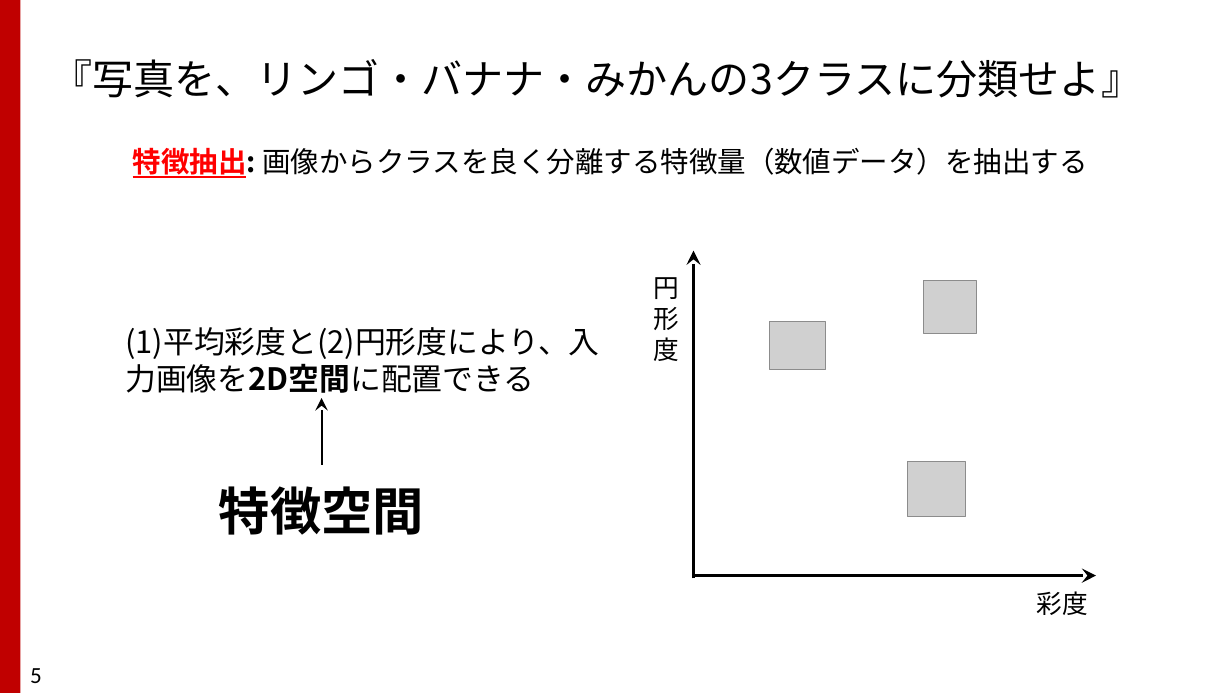
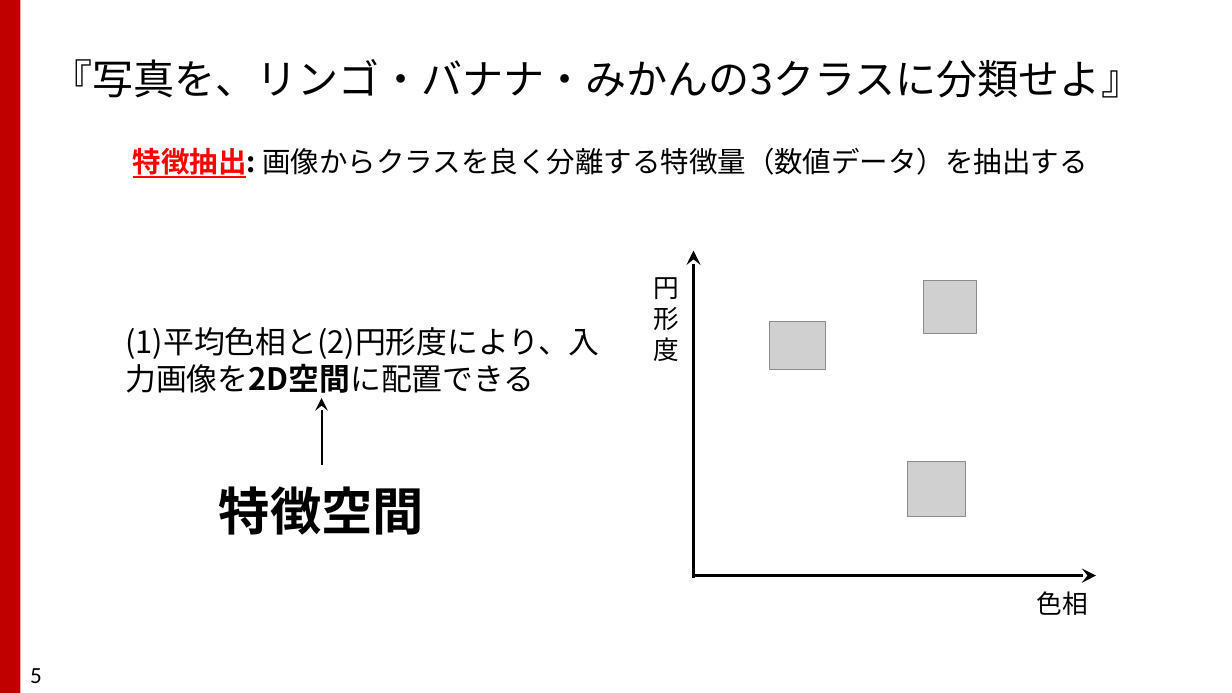
Before and after one commit to TakashiIjiri/TakashiIjiri.github.io, a slide deck: slide 5 of classes/dm2017/DigitalMedia2_11.pptx. Drawn at 1232x693 pixels with LibreOffice and Linux fonts; fonts in the diff are those of the drawing; grey boxes stand for pictures. Boxes give left, top, right and bottom in pixels: in the first picture for what was removed or moved away, otherwise in the second. Text is boxed around its words. In the diff, an @@ line names an element or a change of style, - is before the commit and + after.

```diff
--- a/classes/dm2017/DigitalMedia2_11.pptx
+++ b/classes/dm2017/DigitalMedia2_11.pptx
@@ text at (125, 327, 599, 399): text changed @@
-(1)平均彩度と(2)円形度により、入力画像を2D空間に配置できる
+(1)平均色相と(2)円形度により、入力画像を2D空間に配置できる
@@ text at (1037, 591, 1088, 615): text changed @@
-彩度
+色相
```
Also in this commit, not shown: 3 other slides changed, 1 other file.
